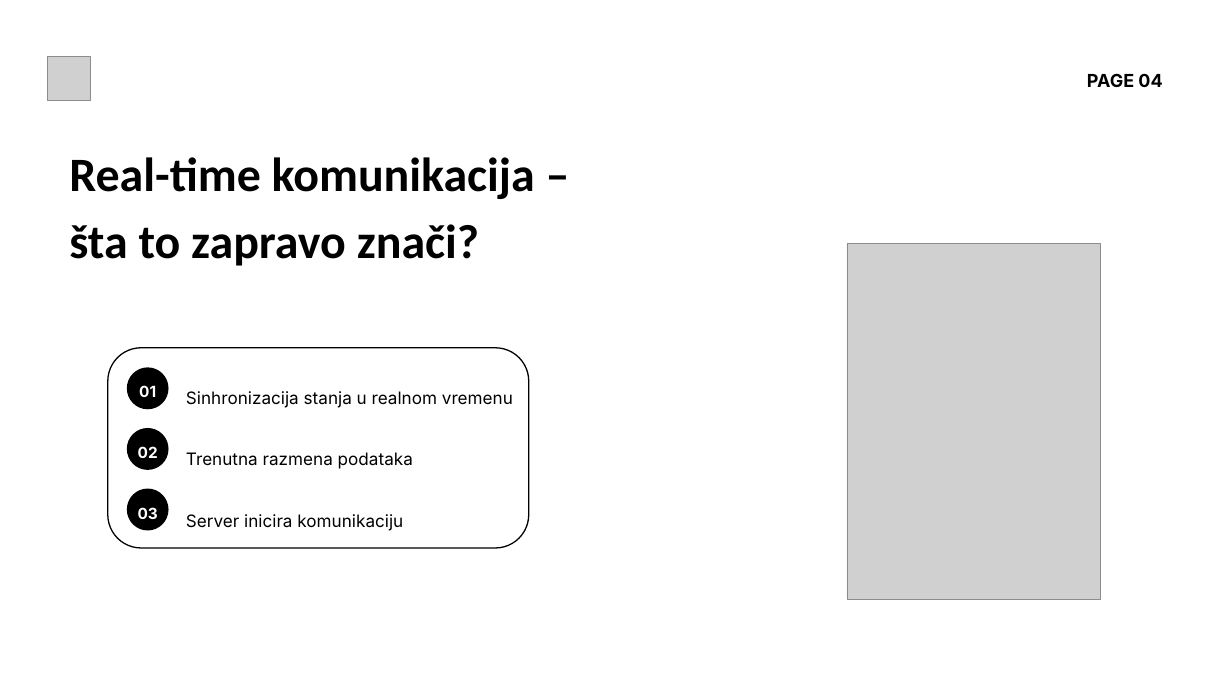
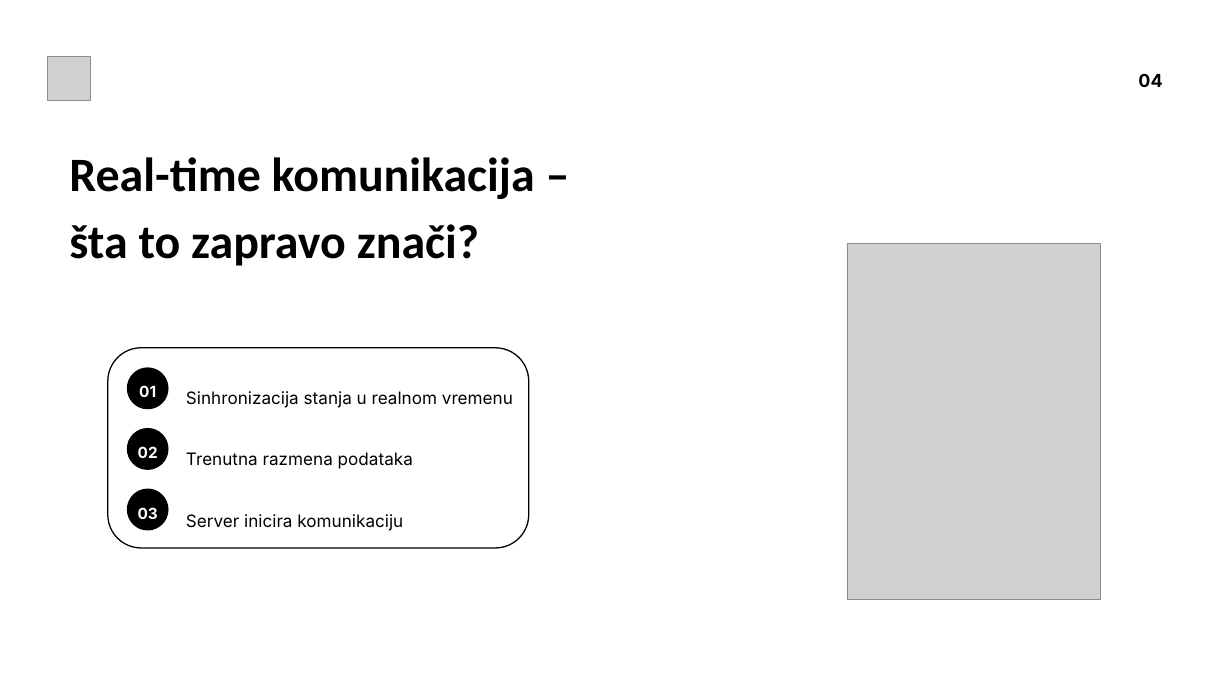
Before and after one commit to SukiDj/SignalRChat, a slide deck: slide 4 of Prezentacija.pptx. Drawn at 1232x693 pixels with LibreOffice and Linux fonts; fonts in the diff are those of the drawing; grey boxes stand for pictures. Boxes give left, top, right and bottom in pixels: in the first picture for what was removed or moved away, otherwise in the second. Text is boxed around its words. In the diff, an @@ line names an element or a change of style, - is before the commit and + after.

```diff
--- a/Prezentacija.pptx
+++ b/Prezentacija.pptx
@@ text at (1138, 73, 1162, 87): text changed @@
-PAGE 04
+04
```
Also in this commit, not shown: 18 other slides changed, 1 other file.
